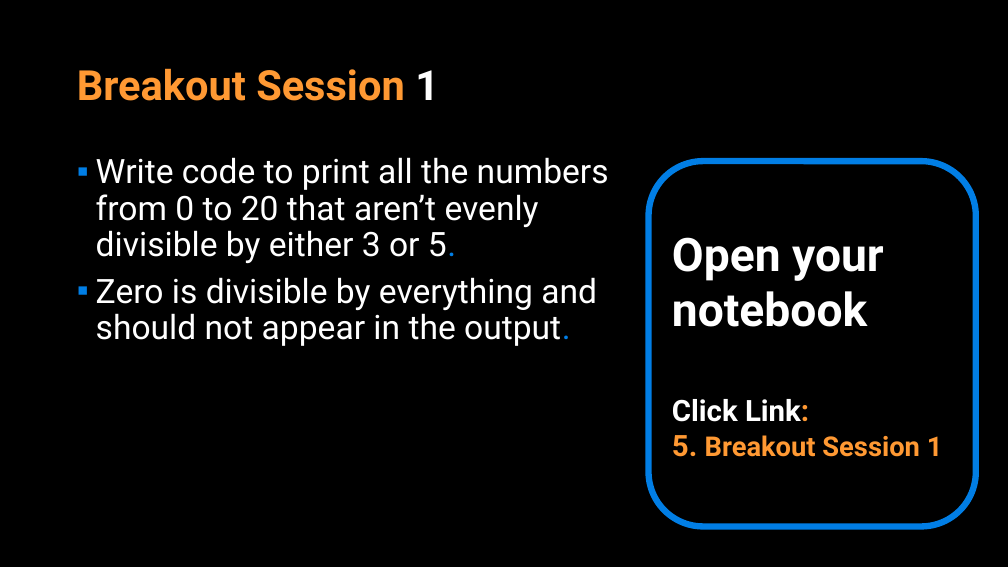
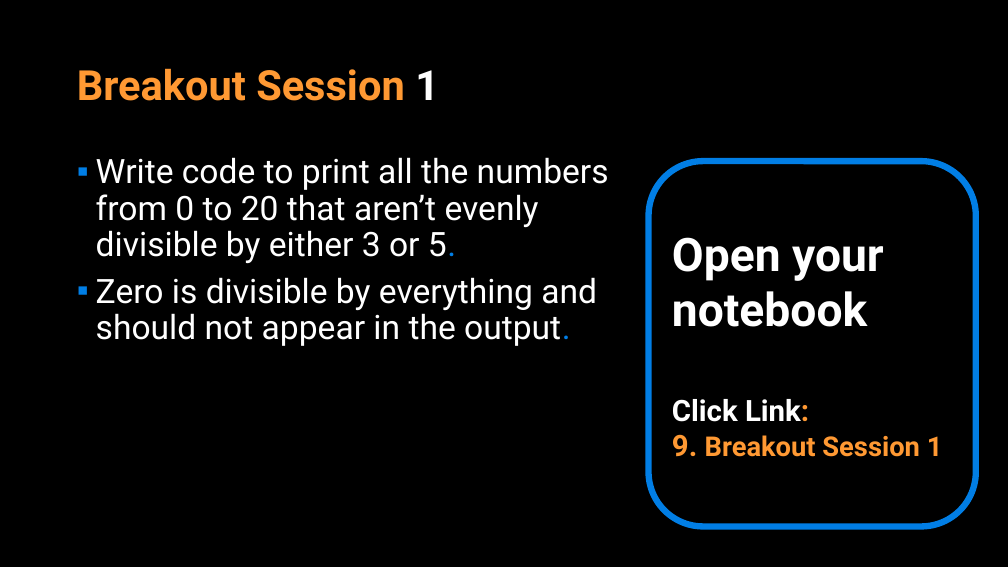
Before and after one commit to APS106/APS106-winter-2023-kinsella-goodfellow, a slide deck: slide 75 of lectures/week4/lecture1/slides/week4_lecture1.pptx (slide 26 before the commit). Drawn at 1008x567 pixels with LibreOffice and Linux fonts; fonts in the diff are those of the drawing; background and template pictures are left out. Boxes give left, top, right and bottom in pixels: in the first picture for what was removed or moved away, otherwise in the second. Text is boxed around its words. In the diff, an @@ line names an element or a change of style, - is before the commit and + after.

```diff
--- a/lectures/week4/lecture1/slides/week4_lecture1.pptx
+++ b/lectures/week4/lecture1/slides/week4_lecture1.pptx
@@ text in rounded rectangle at [672, 434, 943, 457]: text changed @@
-5. Breakout Session 1
+9. Breakout Session 1
```
Also in this commit, not shown: 17 other slides changed, 48 slides added, 7 slides removed, 11 other files.
